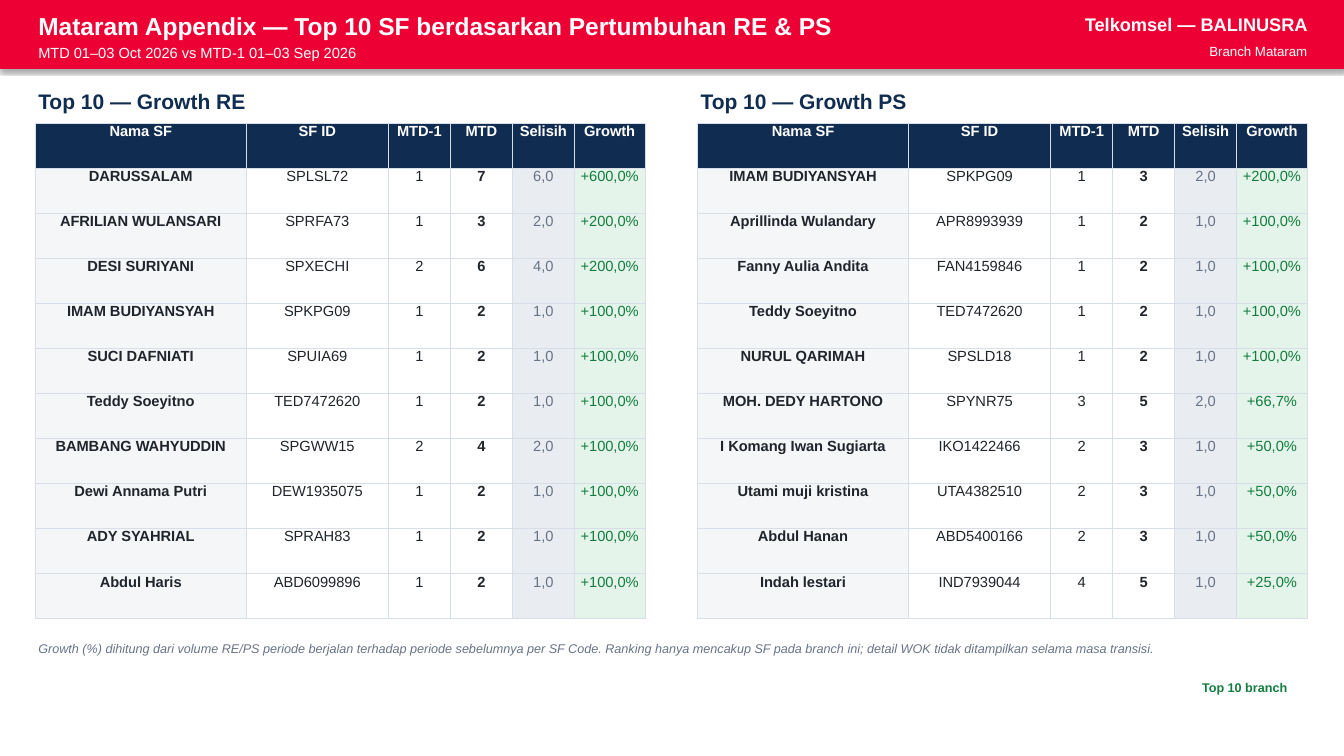
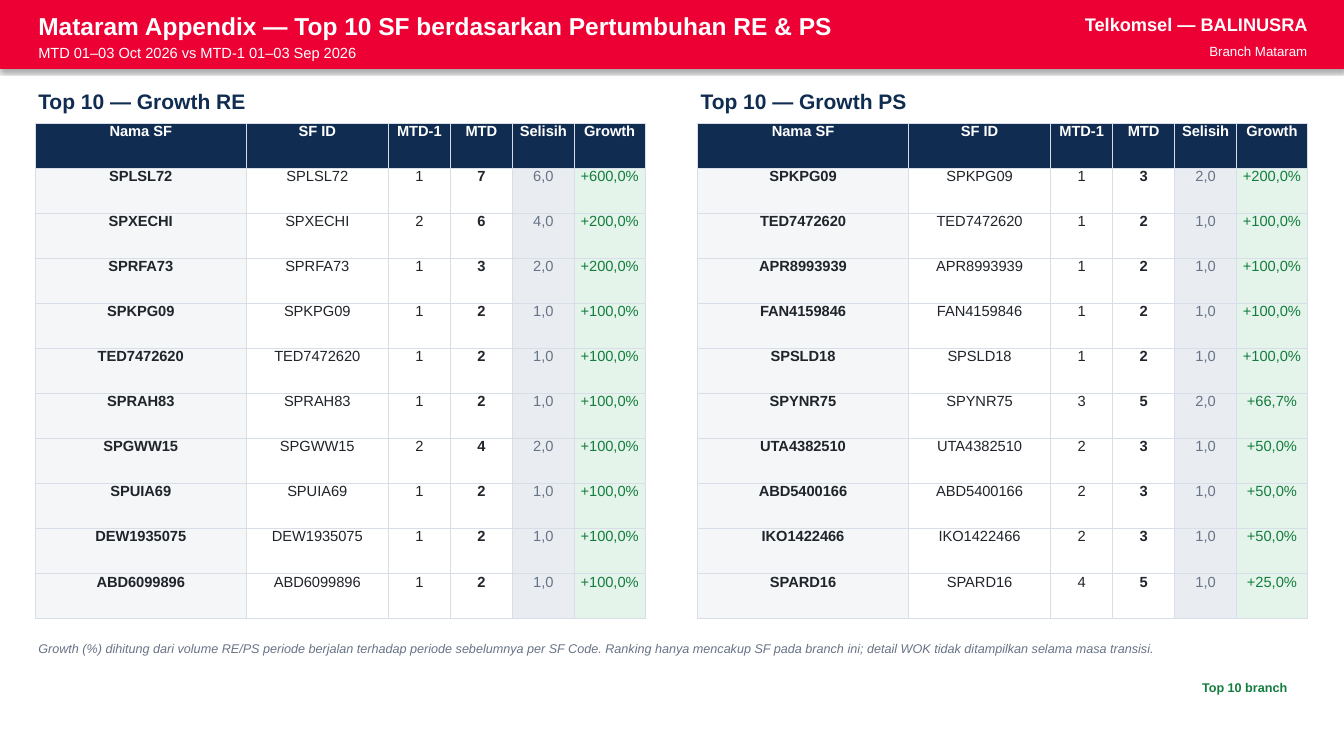
Before and after one commit to linktreehhbalnus-eng/wow_balnus, a slide deck: slide 9 of beta_12wok/reports/BRANCH_MATARAM_PERFORMANCE_SUMMARY_20261003_INARA.pptx. Drawn at 1344x756 pixels with LibreOffice and Linux fonts; fonts in the diff are those of the drawing. Boxes give left, top, right and bottom in pixels: in the first picture for what was removed or moved away, otherwise in the second. Text is boxed around its words. In the diff, an @@ line names an element or a change of style, - is before the commit and + after.

```diff
--- a/beta_12wok/reports/BRANCH_MATARAM_PERFORMANCE_SUMMARY_20261003_INARA.pptx
+++ b/beta_12wok/reports/BRANCH_MATARAM_PERFORMANCE_SUMMARY_20261003_INARA.pptx
@@ table at bbox=[35, 123, 646, 619] @@
-row 2, column 1: DARUSSALAM
+row 2, column 1: SPLSL72
-row 3: AFRILIAN WULANSARI | SPRFA73 | 1 | 3 | 2,0 | +200,0%
+row 3: SPXECHI | SPXECHI | 2 | 6 | 4,0 | +200,0%
-row 4: DESI SURIYANI | SPXECHI | 2 | 6 | 4,0 | +200,0%
+row 4: SPRFA73 | SPRFA73 | 1 | 3 | 2,0 | +200,0%
-row 5, column 1: IMAM BUDIYANSYAH
+row 5, column 1: SPKPG09
-row 6, column 1: SUCI DAFNIATI
+row 6, column 1: TED7472620
-row 6, column 2: SPUIA69
+row 6, column 2: TED7472620
-row 7, column 1: Teddy Soeyitno
+row 7, column 1: SPRAH83
-row 7, column 2: TED7472620
+row 7, column 2: SPRAH83
-row 8, column 1: BAMBANG WAHYUDDIN
+row 8, column 1: SPGWW15
-row 9, column 1: Dewi Annama Putri
+row 9, column 1: SPUIA69
-row 9, column 2: DEW1935075
+row 9, column 2: SPUIA69
-row 10, column 1: ADY SYAHRIAL
+row 10, column 1: DEW1935075
-row 10, column 2: SPRAH83
+row 10, column 2: DEW1935075
-row 11, column 1: Abdul Haris
+row 11, column 1: ABD6099896
@@ table at bbox=[698, 123, 1309, 619] @@
-row 2, column 1: IMAM BUDIYANSYAH
+row 2, column 1: SPKPG09
-row 3, column 1: Aprillinda Wulandary
+row 3, column 1: TED7472620
-row 3, column 2: APR8993939
+row 3, column 2: TED7472620
-row 4, column 1: Fanny Aulia Andita
+row 4, column 1: APR8993939
-row 4, column 2: FAN4159846
+row 4, column 2: APR8993939
-row 5, column 1: Teddy Soeyitno
+row 5, column 1: FAN4159846
-row 5, column 2: TED7472620
+row 5, column 2: FAN4159846
-row 6, column 1: NURUL QARIMAH
+row 6, column 1: SPSLD18
-row 7, column 1: MOH. DEDY HARTONO
+row 7, column 1: SPYNR75
-row 8, column 1: I Komang Iwan Sugiarta
+row 8, column 1: UTA4382510
-row 8, column 2: IKO1422466
+row 8, column 2: UTA4382510
-row 9, column 1: Utami muji kristina
+row 9, column 1: ABD5400166
-row 9, column 2: UTA4382510
+row 9, column 2: ABD5400166
-row 10, column 1: Abdul Hanan
+row 10, column 1: IKO1422466
-row 10, column 2: ABD5400166
+row 10, column 2: IKO1422466
-row 11, column 1: Indah lestari
+row 11, column 1: SPARD16
-row 11, column 2: IND7939044
+row 11, column 2: SPARD16
```
Also in this commit, not shown: 5 other slides changed, 12 other files.
